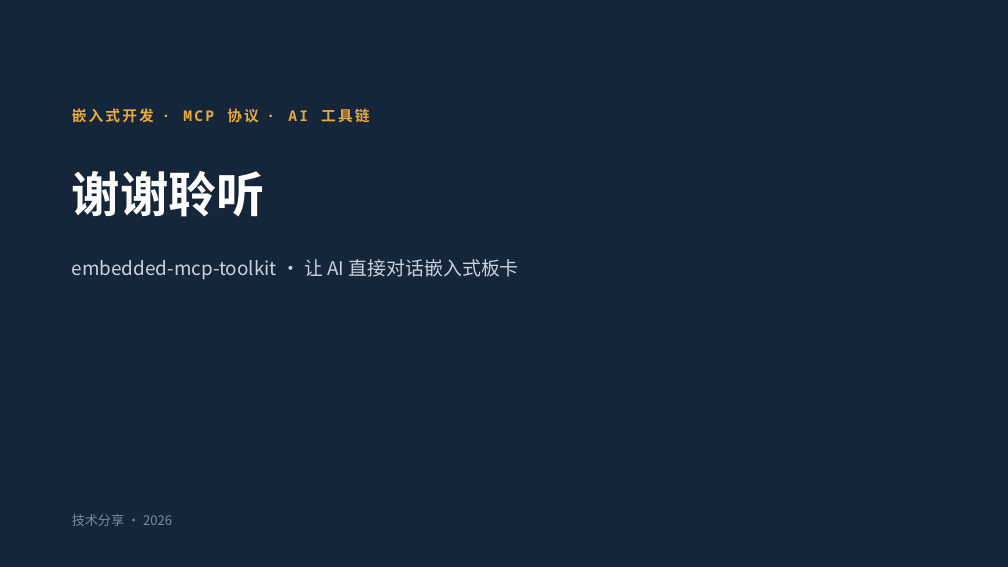
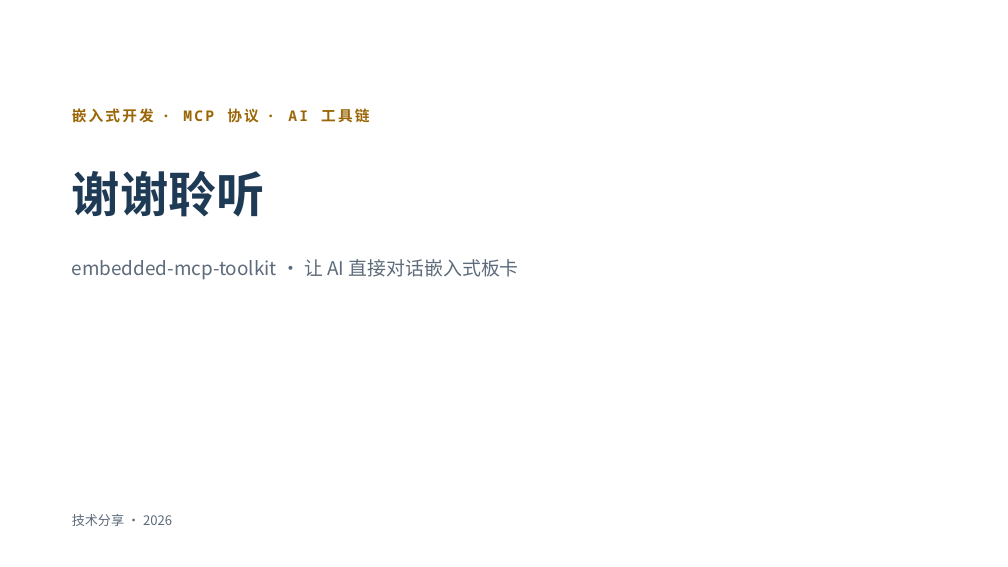
Before and after one commit to smk-h/embedded-mcp-toolkit, a slide deck: slide 39 of ppt/embedded-mcp-toolkit-项目介绍.pptx (slide 24 before the commit). Drawn at 1008x567 pixels with LibreOffice and Linux fonts; fonts in the diff are those of the drawing. Boxes give left, top, right and bottom in pixels: in the first picture for what was removed or moved away, otherwise in the second. Text is boxed around its words. In the diff, an @@ line names an element or a change of style, - is before the commit and + after.

```diff
--- a/ppt/embedded-mcp-toolkit-项目介绍.pptx
+++ b/ppt/embedded-mcp-toolkit-项目介绍.pptx
@@ background #15263A to #FFFFFF @@
@@ text "嵌入式开发 · MCP 协议 · ..." at bbox=[72, 108, 369, 123]: text colour #E8A93D to #9A6606 @@
@@ text "谢谢聆听" at bbox=[72, 171, 265, 217]: text colour #FFFFFF to #1F3A54 @@
@@ text "embedded-mcp-toolkit · 让 AI 直接对话嵌入式板卡" at bbox=[72, 259, 519, 280]: text colour #C7D3DE to #5D6B7A @@
@@ text "技术分享 · 2026" at bbox=[72, 514, 172, 526]: text colour #7A8CA0 to #5D6B7A @@
```
Also in this commit, not shown: 16 other slides changed, 22 slides added, 7 slides removed, 2 other files.
